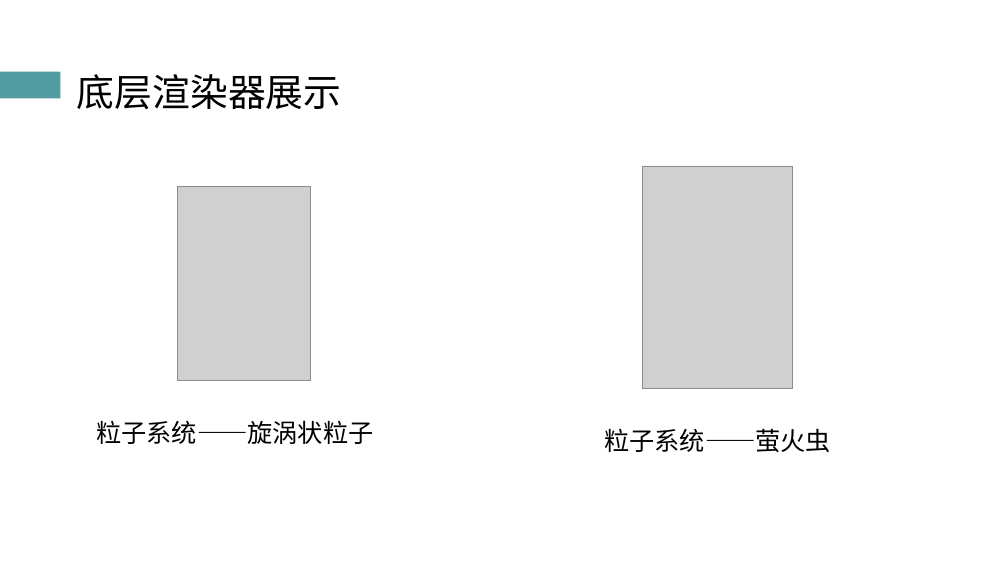
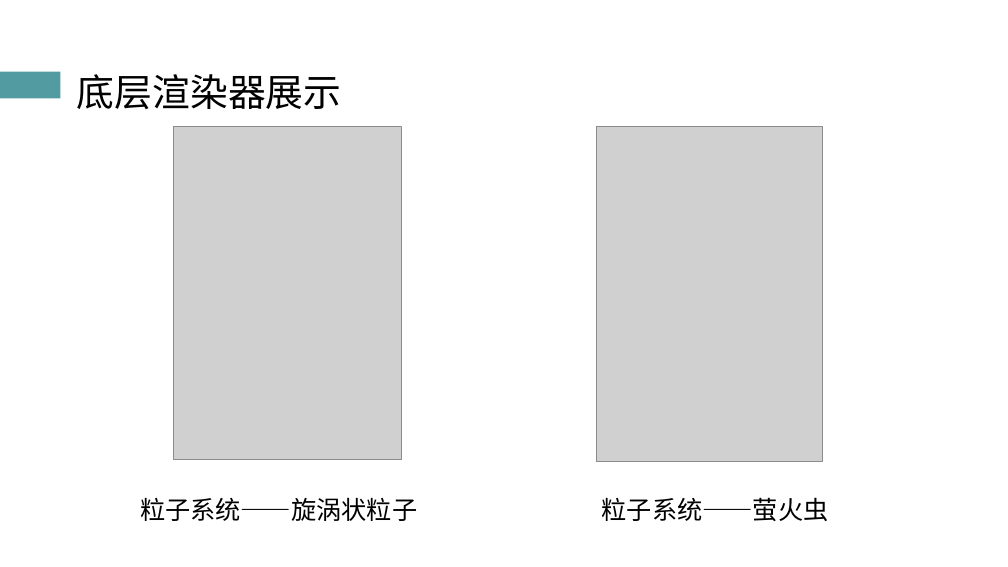
Before and after one commit to atom-chen/Main, a slide deck: slide 23 of OpenGL/答辩PPT.pptx (slide 19 before the commit). Drawn at 1008x567 pixels with LibreOffice and Linux fonts; fonts in the diff are those of the drawing; grey boxes stand for pictures. Boxes give left, top, right and bottom in pixels: in the first picture for what was removed or moved away, otherwise in the second. Text is boxed around its words. In the diff, an @@ line names an element or a change of style, - is before the commit and + after.

```diff
--- a/OpenGL/答辩PPT.pptx
+++ b/OpenGL/答辩PPT.pptx
@@ picture: place and size @@
-picture at <box>177,186,310,380</box>
+picture at <box>174,127,402,460</box>
@@ picture: place and size @@
-picture at <box>643,166,793,389</box>
+picture at <box>597,127,823,462</box>
@@ text "粒子系统——旋涡状粒子": place and size @@
-text "粒子系统——旋涡状粒子" at <box>96,420,373,444</box>
+text "粒子系统——旋涡状粒子" at <box>140,497,417,521</box>
@@ text "粒子系统——萤火虫": place and size @@
-text "粒子系统——萤火虫" at <box>604,428,831,452</box>
+text "粒子系统——萤火虫" at <box>602,497,829,521</box>
```
Also in this commit, not shown: 13 other slides changed, 2 other files.
